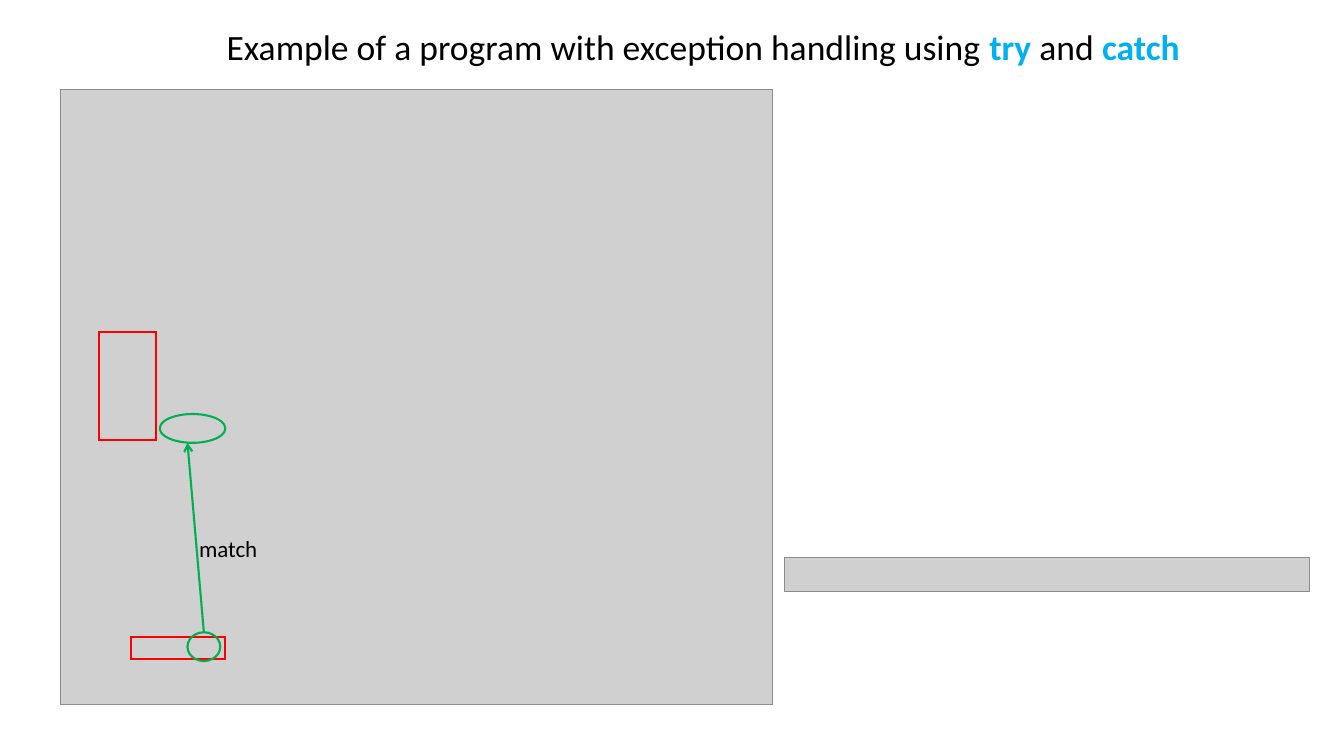
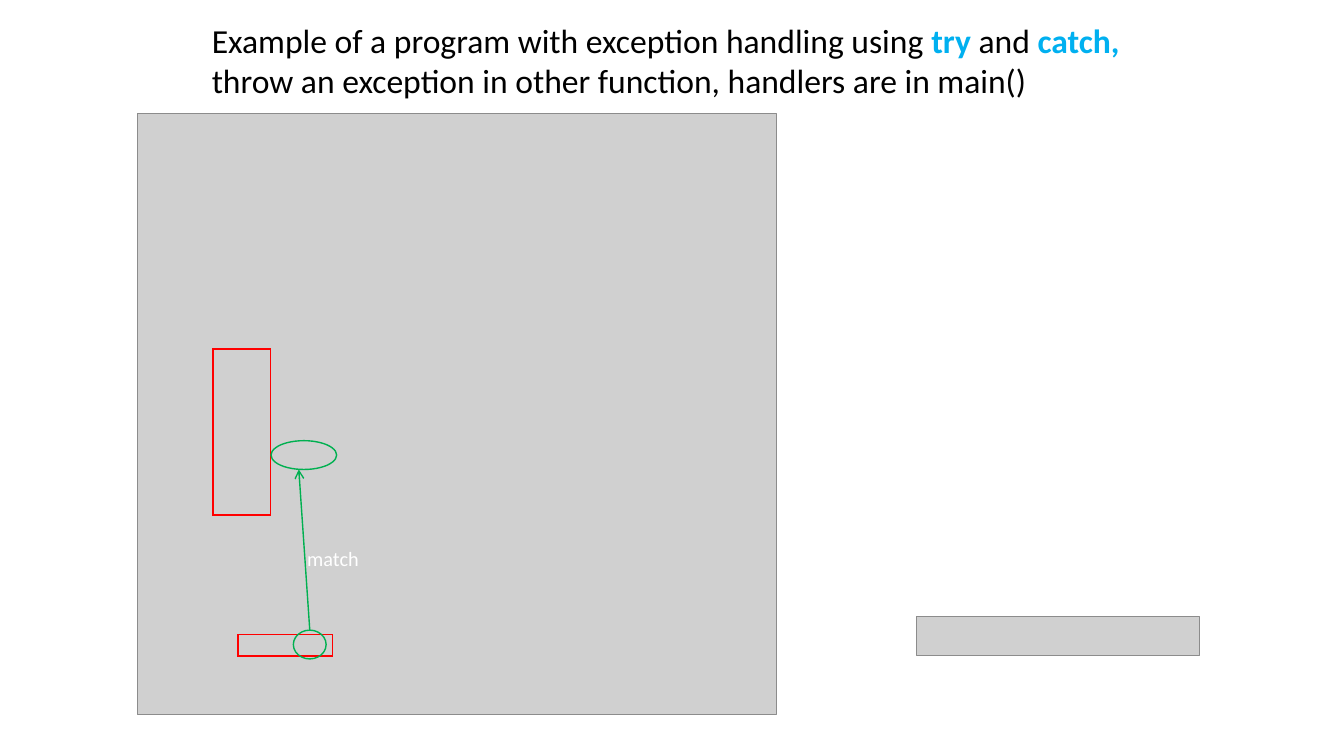
Before and after one commit to ShiqiYu/CPP, a slide deck: slide 12 of week14/Lab14.pptx. Drawn at 1344x756 pixels with LibreOffice and Linux fonts; fonts in the diff are those of the drawing; grey boxes stand for pictures; background and template pictures are left out. Boxes give left, top, right and bottom in pixels: in the first picture for what was removed or moved away, otherwise in the second. Text is boxed around its words. In the diff, an @@ line names an element or a change of style, - is before the commit and + after.

```diff
--- a/week14/Lab14.pptx
+++ b/week14/Lab14.pptx
@@ text at box(212, 29, 1120, 99): text changed; size 25.4 to 24 pt @@
-  Example of a program with exception handling using try and catch
+  Example of a program with exception handling using try and catch, throw an exception in other function, handlers are in main()
@@ picture: place and size @@
-picture at box(60, 90, 773, 705)
+picture at box(137, 113, 776, 715)
@@ rectangle removed at box(99, 332, 156, 440) @@
@@ rectangle added at box(213, 349, 270, 514), outline #FF0000 1 pt @@
@@ ellipse at box(271, 441, 337, 470): outline #00B050 1.5 pt to #00B050 1 pt @@
@@ ellipse: place and size @@
-ellipse at box(159, 414, 225, 444)
+ellipse at box(271, 441, 337, 470)
@@ arrow moved from (204, 632) - (188, 443) to (310, 630) - (298, 470) @@
@@ arrow (310, 630) - (298, 470): stroke #00B050 1.5 pt to #00B050 1 pt @@
@@ text "match": place and size @@
-text "match" at box(199, 541, 257, 557)
+text "match" at box(307, 552, 359, 566)
@@ text "match" at box(307, 552, 359, 566): size 16.4 to 14.5 pt, text colour #000000 to #FFFFFF @@
@@ picture removed at box(784, 558, 1310, 592) @@
@@ picture added at box(917, 617, 1200, 656) @@
@@ rectangle: place and size @@
-rectangle at box(131, 637, 226, 658)
+rectangle at box(238, 634, 333, 655)
@@ rectangle at box(238, 634, 333, 655): outline #FF0000 1.5 pt to #FF0000 1 pt @@
@@ ellipse: place and size @@
-ellipse at box(188, 632, 221, 661)
+ellipse at box(293, 630, 327, 659)
@@ ellipse at box(293, 630, 327, 659): outline #00B050 1.5 pt to #00B050 1 pt @@
```
Also in this commit, not shown: 14 other slides changed, 9 slides added, 14 slides removed.
